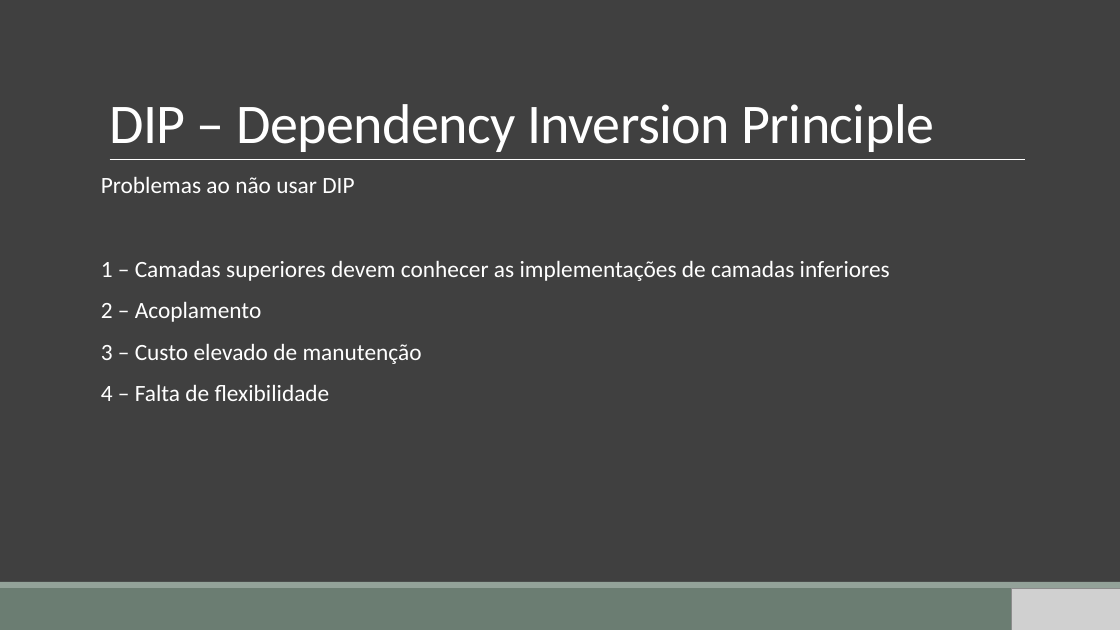
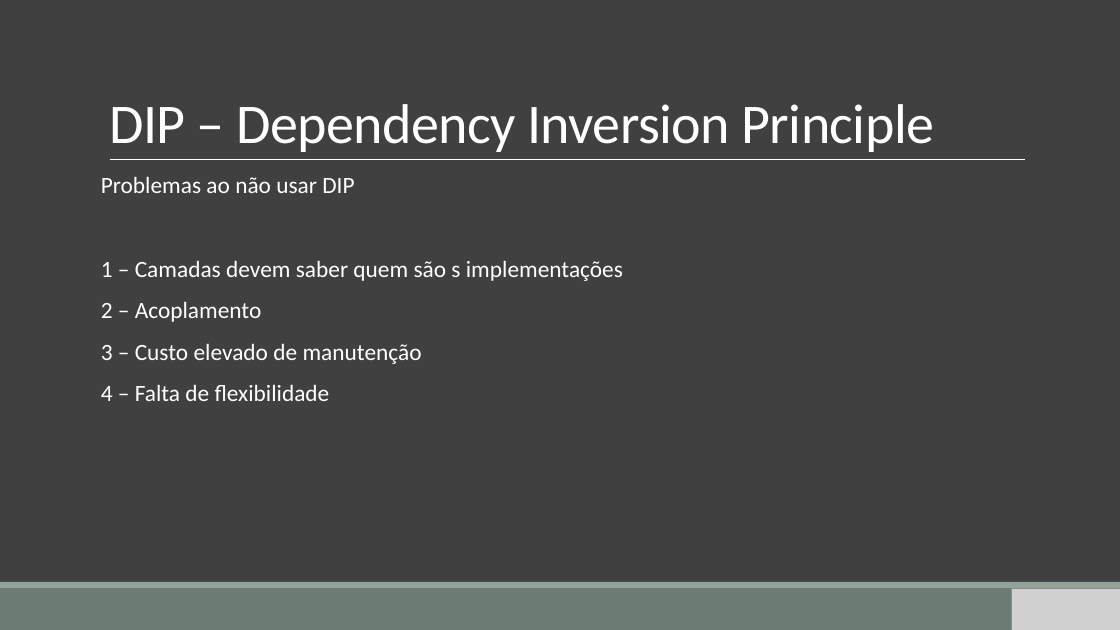
Before and after one commit to gemvane/Palestra-Solid, a slide deck: slide 44 of SOLID.pptx. Drawn at 1120x630 pixels with LibreOffice and Linux fonts; fonts in the diff are those of the drawing; grey boxes stand for pictures. Boxes give left, top, right and bottom in pixels: in the first picture for what was removed or moved away, otherwise in the second. Text is boxed around its words. In the diff, an @@ line names an element or a change of style, - is before the commit and + after.

```diff
--- a/SOLID.pptx
+++ b/SOLID.pptx
@@ text at [101, 261, 623, 281]: text changed @@
-1 – Camadas superiores devem conhecer as implementações de camadas inferiores
+1 – Camadas devem saber quem são s implementações
```
Also in this commit, not shown: 14 other slides changed, 4 slides added, 3 slides removed.
